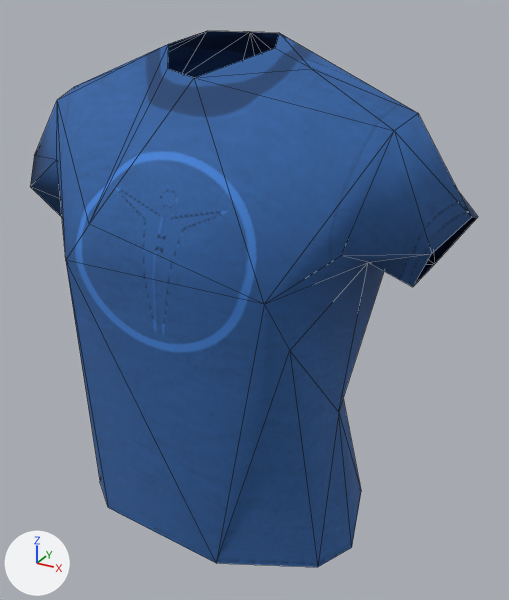
A saved change to the glTF model dist/match3d/assets/rugby-v24/lod/clothing_tshirt-lod2.glb.
Before and after are seen from a 50 mm camera at (0.385, -0.655, 1.469) aimed at (0.031, -0.013, 1.148). The axes (+X, +Y, +Z) are drawn at lower left. The lights are the same throughout. The first picture is the older version. Mesh edges are drawn as thin lines. Vertices at exactly the same position are counted once.

The first picture shows 'Cloth_tshirt'.
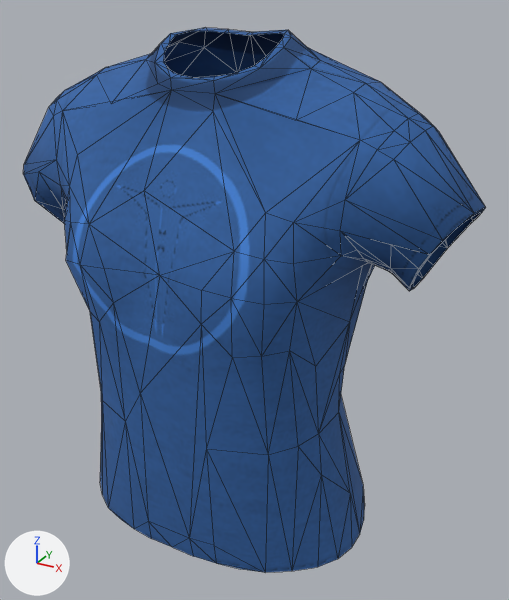
Boxes (x1, y1, x2, y2) around the edits, measured in the pictures (509 x 600 px):
'Cloth_tshirt', reshaped: before (30, 31, 478, 567); after (23, 28, 486, 572)
part 1 of me_cloth_tshirt, added (blue): after (23, 28, 486, 572)

Patch to the scene script:
```diff
--- a/dist/match3d/assets/rugby-v24/lod/clothing_tshirt-lod2.glb.py
+++ b/dist/match3d/assets/rugby-v24/lod/clothing_tshirt-lod2.glb.py
@@ me_cloth_tshirt @@
 # used by ob_cloth_tshirt; location = (0.0, 0.0, 0.0)
-me_cloth_tshirt.from_pydata(...)  # 57 vertices, 91 faces; spans x -0.263..0.263, y -0.149..0.101, z 0.879..1.43
+me_cloth_tshirt.from_pydata(...)  # 313 vertices, 534 faces; spans x -0.268..0.268, y -0.159..0.106, z 0.878..1.433
+# me_cloth_tshirt part 1: 256 vertices added at x -0.268..0.268, y -0.159..0.106, z 0.878..1.433
 me_cloth_tshirt.materials.append(mat_cloth_tshirt)
```
